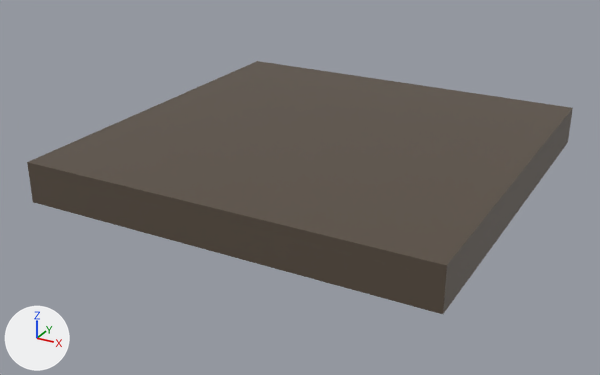
Before and after pictures for a commit that changed the glTF model docs/models/empty.glb.
The view is the same before and after, from a 50 mm lens placed at (1.391, -1.242, 0.707), pointed at (0.473, 0.428, -0.127). Every picture has the same lights, and +X, +Y and +Z are marked at lower left. Vertices at the same position are counted once.
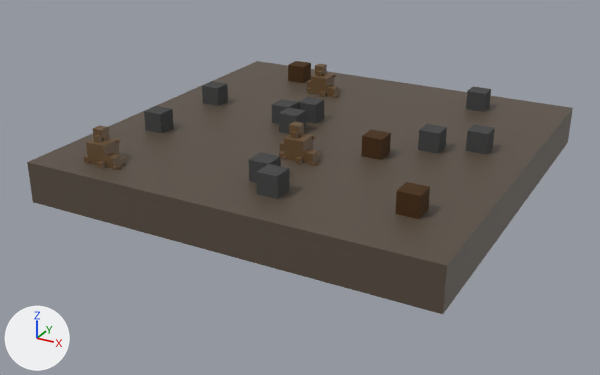
Location of each change, [x1, y1, x2, y2] in pixels of the pictures (600 x 375 px):
'Grid.032', reshaped, moved, turned
    both: [27, 61, 573, 314]
part 1 of me_plane_035, added (black)
    after: [256, 164, 289, 199]
part 2 of me_plane_035, added (black)
    after: [466, 124, 495, 154]
part 3 of me_plane_035, added (black)
    after: [418, 124, 447, 154]
part 4 of me_plane_035, added
    after: [248, 152, 281, 183]
part 5 of me_plane_035, added (black)
    after: [202, 81, 228, 106]
part 6 of me_plane_035, added (black)
    after: [144, 106, 174, 133]
part 7 of me_plane_035, added (black)
    after: [466, 86, 491, 112]
part 8 of me_plane_035, added (black)
    after: [279, 107, 306, 134]
part 9 of me_plane_035, added
    after: [272, 99, 298, 124]
part 10 of me_plane_035, added (black)
    after: [298, 97, 324, 123]
part 11 of me_plane_035, added (brown)
    after: [288, 61, 311, 83]
part 12 of me_plane_035, added (brown)
    after: [361, 129, 391, 160]
part 13 of me_plane_035, added (brown)
    after: [395, 182, 430, 219]
part 14 of me_plane_035, added (brown)
    after: [284, 134, 313, 161]
part 15 of me_plane_035, added
    after: [289, 121, 304, 135]
part 16 of me_plane_035, added
    after: [291, 131, 298, 138]
part 17 of me_plane_035, added
    after: [295, 157, 303, 164]
part 18 of me_plane_035, added (brown)
    after: [307, 64, 341, 98]
part 19 of me_plane_035, added (brown)
    after: [84, 125, 127, 170]
part 20 of me_plane_035, added
    after: [303, 149, 318, 164]

The edits, one by one:
Material 'Rust' (mat_rust) is new.
Its base color is (0.0607, 0.0234, 0.00167) (brown #462a06).
Its roughness is 1.0.
Material 'Tumbleweed' (mat_tumbleweed) is new.
Its base color is (0.138, 0.0779, 0.0314) (brown #684f32).
Material 'Gray' (mat_gray) is new.
Its base color is (0.0578, 0.0578, 0.0578) (black #444444).
Its roughness is 1.0.
me_plane_035 is used by ob_grid_032; location (1.0, 0.0, 0.0).
me_plane_035 had 8 vertices, 12 faces and spanned x -1.0..0.0, y 0.0..1.0, z -0.1..0.0.
me_plane_035 now has 567 vertices, 852 faces and spans x -1.0..0.0, y 0.0..1.0, z -0.1..0.075.
me_plane_035 part 1: a new loose piece, a box spanning x -0.9..-0.85, y 0.4..0.45, z 0.0..0.05, in mat_gray (black #444444).
me_plane_035 part 2: a new loose piece, a box spanning x -0.45..-0.4, y 0.1..0.15, z 0.0..0.05, in mat_gray (black #444444).
me_plane_035 part 3: a new loose piece, a box spanning x -0.5..-0.45, y 0.2..0.25, z 0.0..0.05, in mat_gray (black #444444).
me_plane_035 part 4: a new loose piece, a box spanning x -0.85..-0.8, y 0.45..0.5, z 0.0..0.05, in mat_gray (black #444444).
me_plane_035 part 5: a new loose piece, a box spanning x -0.45..-0.4, y 0.85..0.9, z 0.0..0.05, in mat_gray (black #444444).
me_plane_035 part 6: a new loose piece, a box spanning x -0.7..-0.65, y 0.85..0.9, z 0.0..0.05, in mat_gray (black #444444).
me_plane_035 part 7: a new loose piece, a box spanning x -0.15..-0.1, y 0.2..0.25, z 0.0..0.05, in mat_gray (black #444444).
me_plane_035 part 8: a new loose piece, a box spanning x -0.55..-0.5, y 0.55..0.6, z 0.0..0.05, in mat_gray (black #444444).
me_plane_035 part 9: a new loose piece, a box spanning x -0.5..-0.45, y 0.6..0.65, z 0.0..0.05, in mat_gray (black #444444).
me_plane_035 part 10: a new loose piece, a box spanning x -0.45..-0.4, y 0.55..0.6, z 0.0..0.05, in mat_gray (black #444444).
me_plane_035 part 11: a new loose piece, a box spanning x -0.15..-0.1, y 0.75..0.8, z 0.0..0.05, in mat_rust (brown #462a06).
me_plane_035 part 12: a new loose piece, a box spanning x -0.6..-0.55, y 0.3..0.35, z 0.0..0.05, in mat_rust (brown #462a06).
me_plane_035 part 13: a new loose piece, a box spanning x -0.85..-0.8, y 0.11..0.16, z 0.0..0.05, in mat_rust (brown #462a06).
me_plane_035 part 14: a new loose piece, a box spanning x -0.7..-0.65, y 0.45..0.5, z 0.0..0.05, in mat_tumbleweed (brown #684f32).
me_plane_035 part 15: a new loose piece, a box spanning x -0.675..-0.65, y 0.475..0.5, z 0.05..0.075, in mat_tumbleweed (brown #684f32).
me_plane_035 part 16: a new loose piece, a box spanning x -0.687..-0.675, y 0.475..0.487, z 0.05..0.062, in mat_tumbleweed (brown #684f32).
me_plane_035 part 17: a new loose piece, a box spanning x -0.712..-0.7, y 0.45..0.462, z 0.0..0.012, in mat_tumbleweed (brown #684f32).
me_plane_035 part 18: 152 vertices added at x -0.239..-0.157, y 0.596..0.709, z 0.0..0.075.
me_plane_035 part 19: 152 vertices added at x -0.949..-0.868, y 0.787..0.9, z 0.0..0.075.
me_plane_035 part 20: 15 vertices added at x -0.7..-0.675, y 0.425..0.45, z 0.0..0.031.
me_plane_035 now uses material mat_gray (black #444444).
me_plane_035 now uses material mat_rust (brown #462a06).
me_plane_035 now uses material mat_tumbleweed (brown #684f32).
Object 'Grid.032' (ob_grid_032) moves from (1.0, 0.0, 0.0) to (1.0, 1.0, 0.0).
Object 'Grid.032' (ob_grid_032) turns from (0, 0, 0) to (0, 0, 90) degrees about x, y and z.
